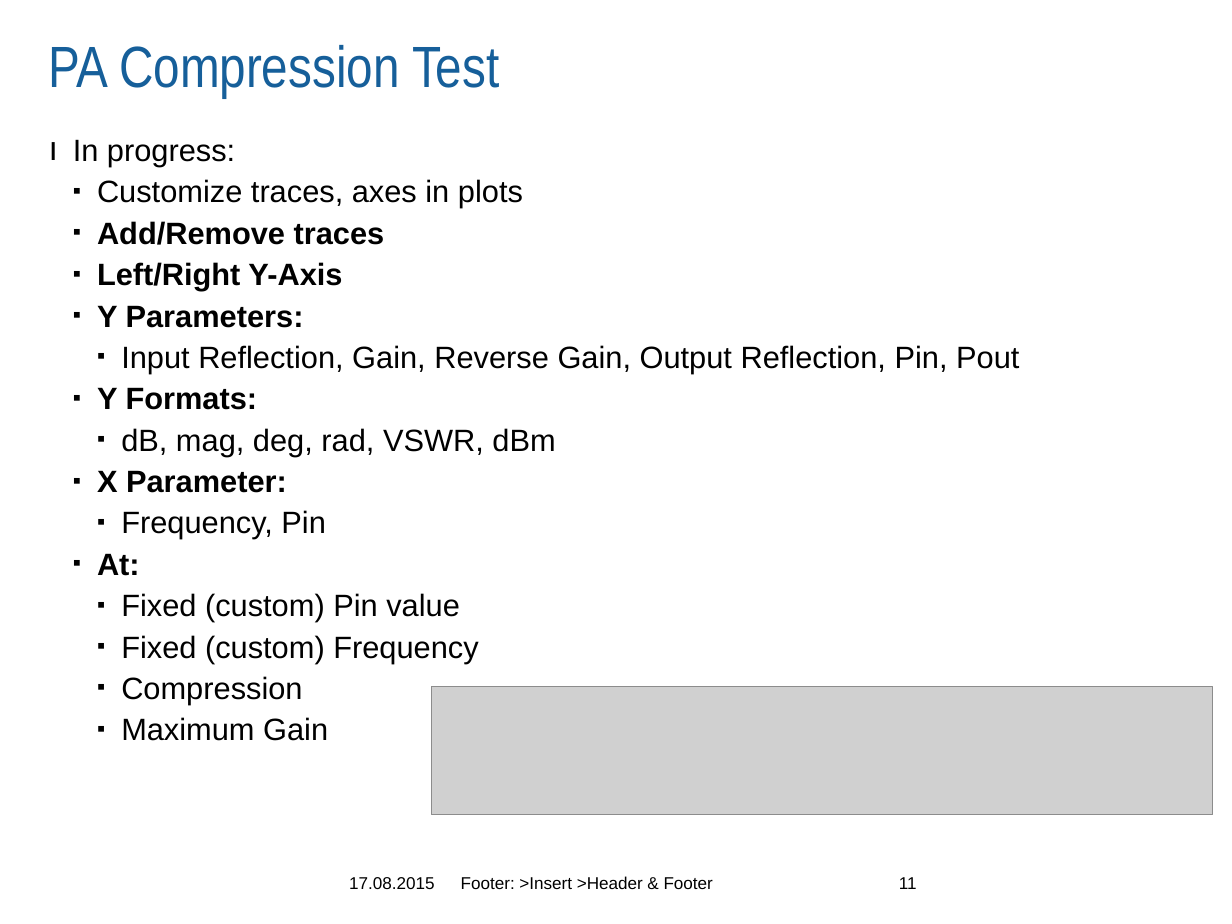
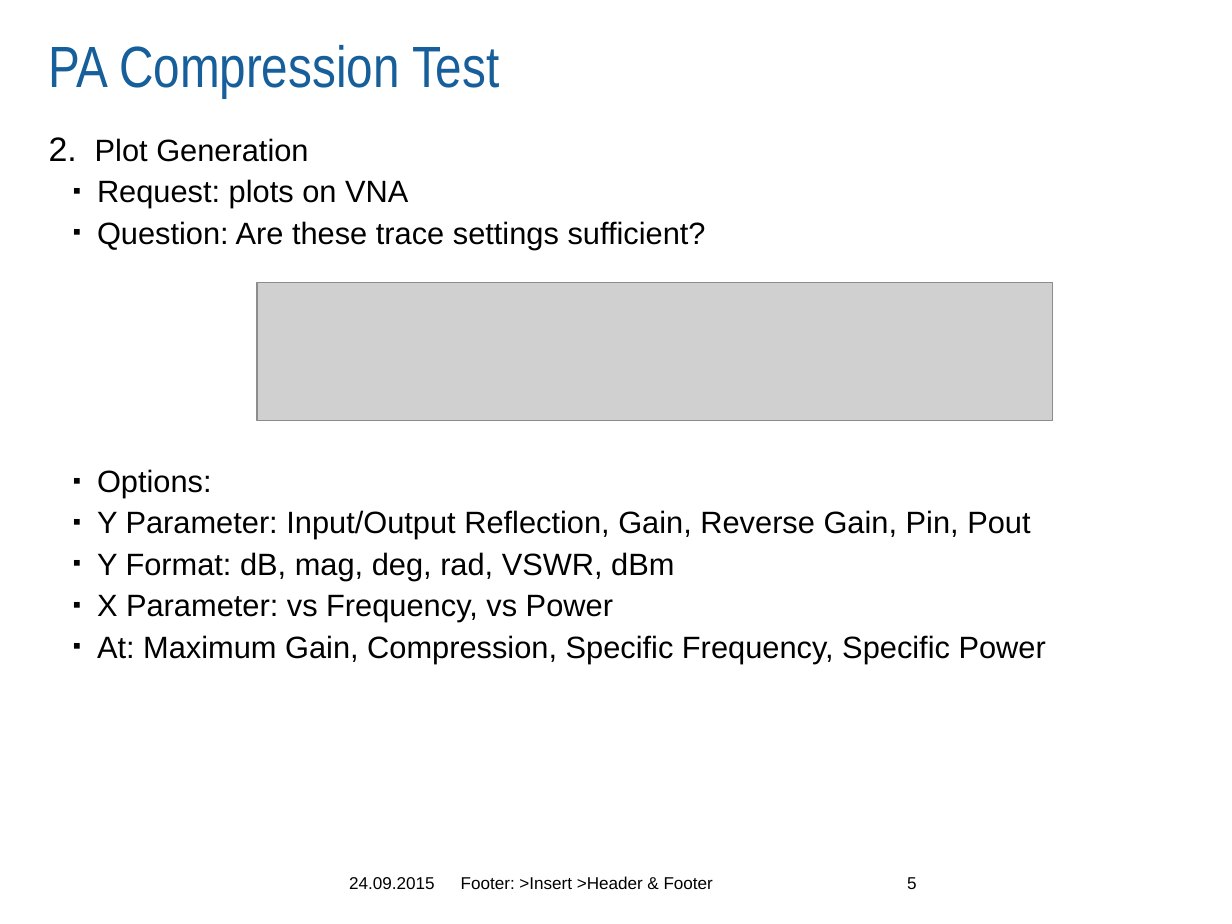
Before and after one commit to Terrabits/PACompressionTest, a slide deck: slide 5 of Screenshots/v2.0 Prototype/MA-COM PA Compression Test Software.pptx (slide 11 before the commit). Drawn at 1232x924 pixels with LibreOffice and Linux fonts; fonts in the diff are those of the drawing; grey boxes stand for pictures; background and template pictures are left out. Boxes give left, top, right and bottom in pixels: in the first picture for what was removed or moved away, otherwise in the second. Text is boxed around its words. In the diff, an @@ line names an element or a change of style, - is before the commit and + after.

```diff
--- a/Screenshots/v2.0 Prototype/MA-COM PA Compression Test Software.pptx
+++ b/Screenshots/v2.0 Prototype/MA-COM PA Compression Test Software.pptx
@@ text at [95,138,1046,663]: text changed @@
-ı In progress:
-  ▪ Customize traces, axes in plots
-  ▪ Add/Remove traces
-  ▪ Left/Right Y-Axis
-  ▪ Y Parameters:
-    ▪ Input Reflection, Gain, Reverse Gain, Output Reflection, Pin, Pout
-  ▪ Y Formats:
-    ▪ dB, mag, deg, rad, VSWR, dBm
-  ▪ X Parameter:
-    ▪ Frequency, Pin
-  ▪ At:
-    ▪ Fixed (custom) Pin value
-    ▪ Fixed (custom) Frequency
-    ▪ Compression
-    ▪ Maximum Gain
+2. Plot Generation
+  ▪ Request: plots on VNA
+  ▪ Question: Are these trace settings sufficient?
+  ▪ Options:
+  ▪ Y Parameter: Input/Output Reflection, Gain, Reverse Gain, Pin, Pout
+  ▪ Y Format: dB, mag, deg, rad, VSWR, dBm
+  ▪ X Parameter: vs Frequency, vs Power
+  ▪ At: Maximum Gain, Compression, Specific Frequency, Specific Power
@@ picture added at [257,282,1053,421] @@
@@ picture removed at [431,686,1212,814] @@
@@ text at [349,877,434,889]: text changed @@
-17.08.2015
+24.09.2015
@@ page number at [907,877,917,889]: text changed @@
-11
+5
```
Also in this commit, not shown: 5 other slides changed, 7 slides removed, 6 other files.
